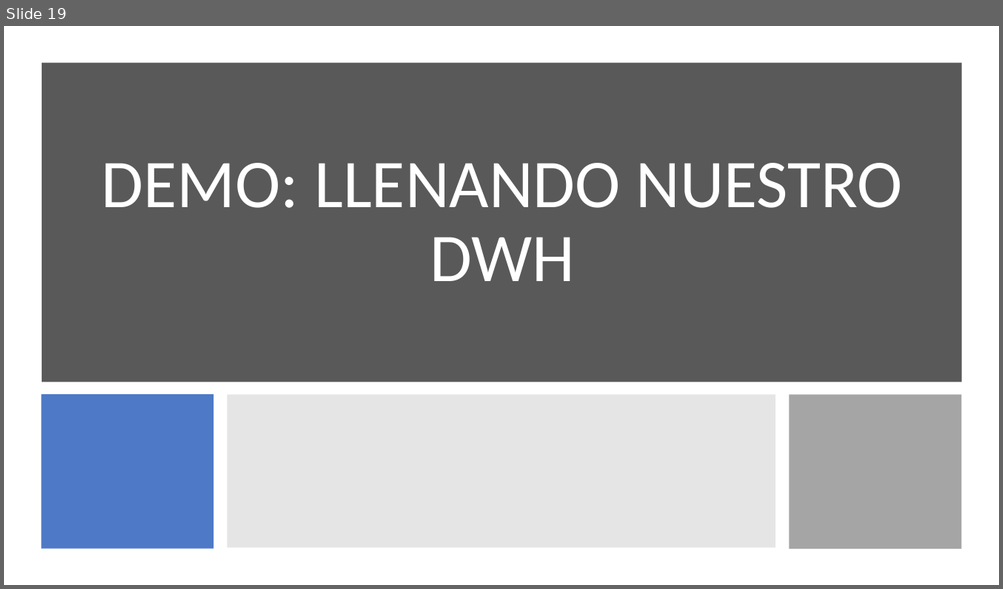
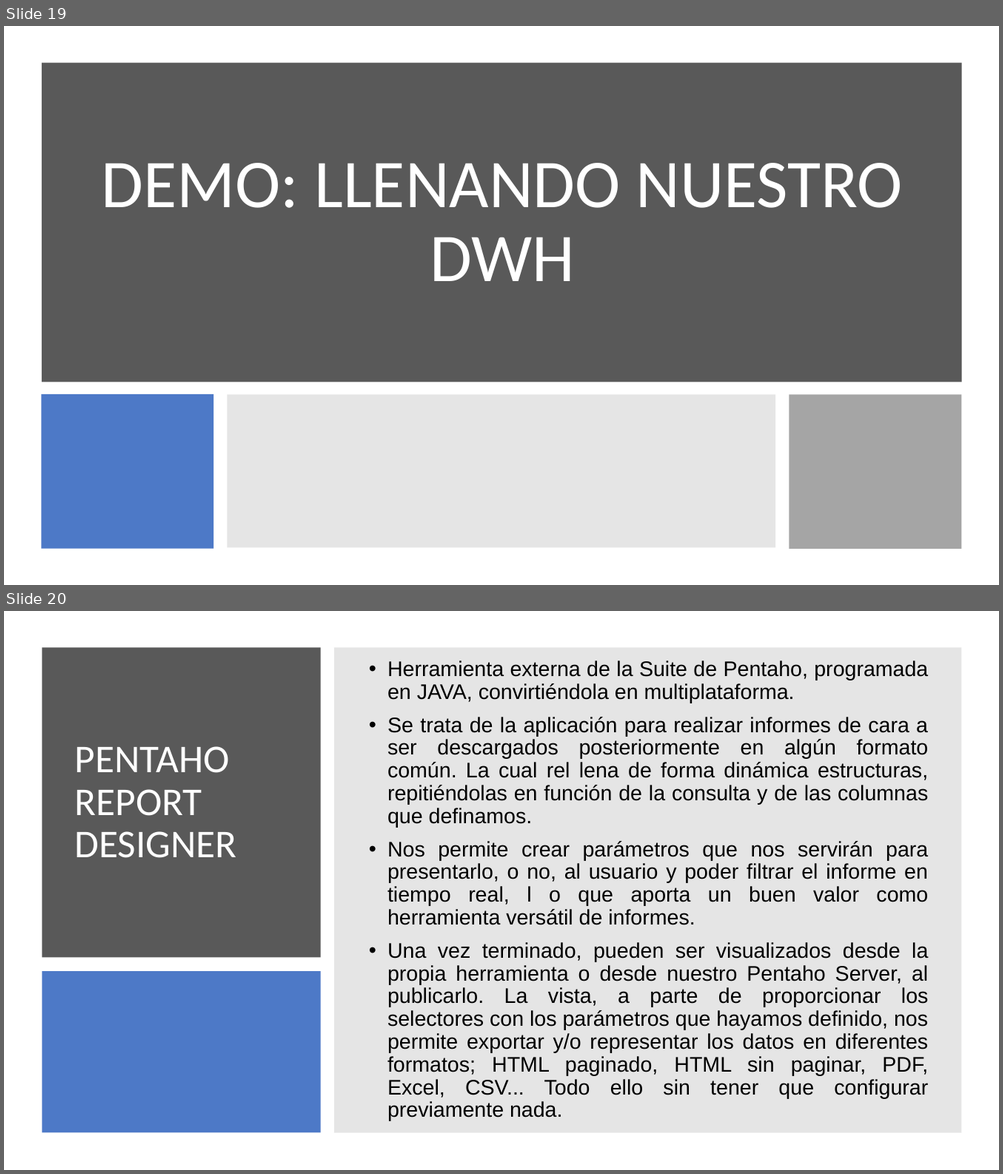
Before and after one commit to jorloicono/AF-BIGDATA-BI, a slide deck: PRESENTACIONES/5. Pentaho.pptx. Shown one above the other, each under a label of ours: slide 19 before the commit, slides 19 and 20 after it. The pictures are 1003x589 and 1003x1174 pixels, drawn with LibreOffice and Linux fonts; fonts in the diff are those of the drawing. Boxes give left, top, right and bottom in pixels: in the first picture for what was removed or moved away, otherwise in the second. Text is boxed around its words. In the diff, an @@ line names an element or a change of style, - is before the commit and + after.

```diff
--- a/PRESENTACIONES/5. Pentaho.pptx
+++ b/PRESENTACIONES/5. Pentaho.pptx
@@ slide 20 added at box(4, 611, 999, 1170), background #FFFFFF @@
@@ rectangle added at box(42, 647, 320, 958), fill #595959 @@
@@ rectangle added at box(334, 647, 962, 1133), fill #808080 at 20% opacity @@
@@ text added at box(387, 661, 928, 1122), 20.4 pt, text #000000 @@
+• Herramienta externa de la Suite de Pentaho, programada en JAVA, convirtiéndola en multiplataforma.
+• Se trata de la aplicación para realizar informes de cara a ser descargados posteriormente en algún formato común. La cual rel lena de forma dinámica estructuras, repitiéndolas en función de la consulta y de las columnas que definamos.
+• Nos permite crear parámetros que nos servirán para presentarlo, o no, al usuario y poder filtrar el informe en tiempo real, l o que aporta un buen valor como herramienta versátil de informes.
+• Una vez terminado, pueden ser visualizados desde la propia herramienta o desde nuestro Pentaho Server, al publicarlo. La vista, a parte de proporcionar los selectores con los parámetros que hayamos definido, nos permite exportar y/o representar los datos en diferentes formatos; HTML paginado, HTML sin paginar, PDF, Excel, CSV... Todo ello sin tener que configurar previamente nada.
@@ title added at box(75, 746, 237, 858), 38 pt, text #FFFFFF @@
+PENTAHO REPORT DESIGNER
@@ rectangle added at box(42, 971, 320, 1133), fill #4472C4 at 95% opacity @@
```
Also in this commit, not shown: 1 slide changed, 8 other slides added, 2 slides removed, 19 other files.
